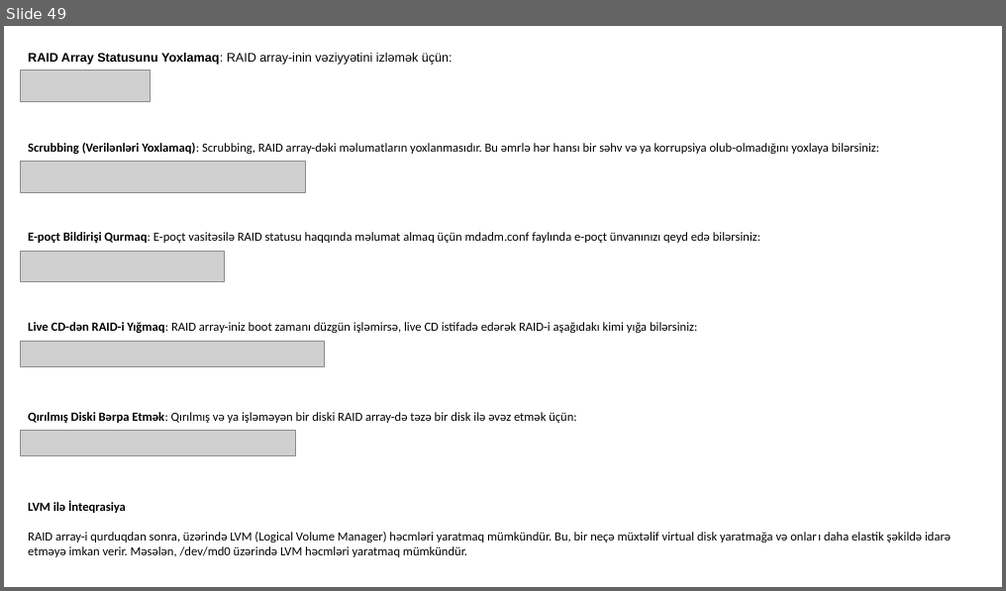
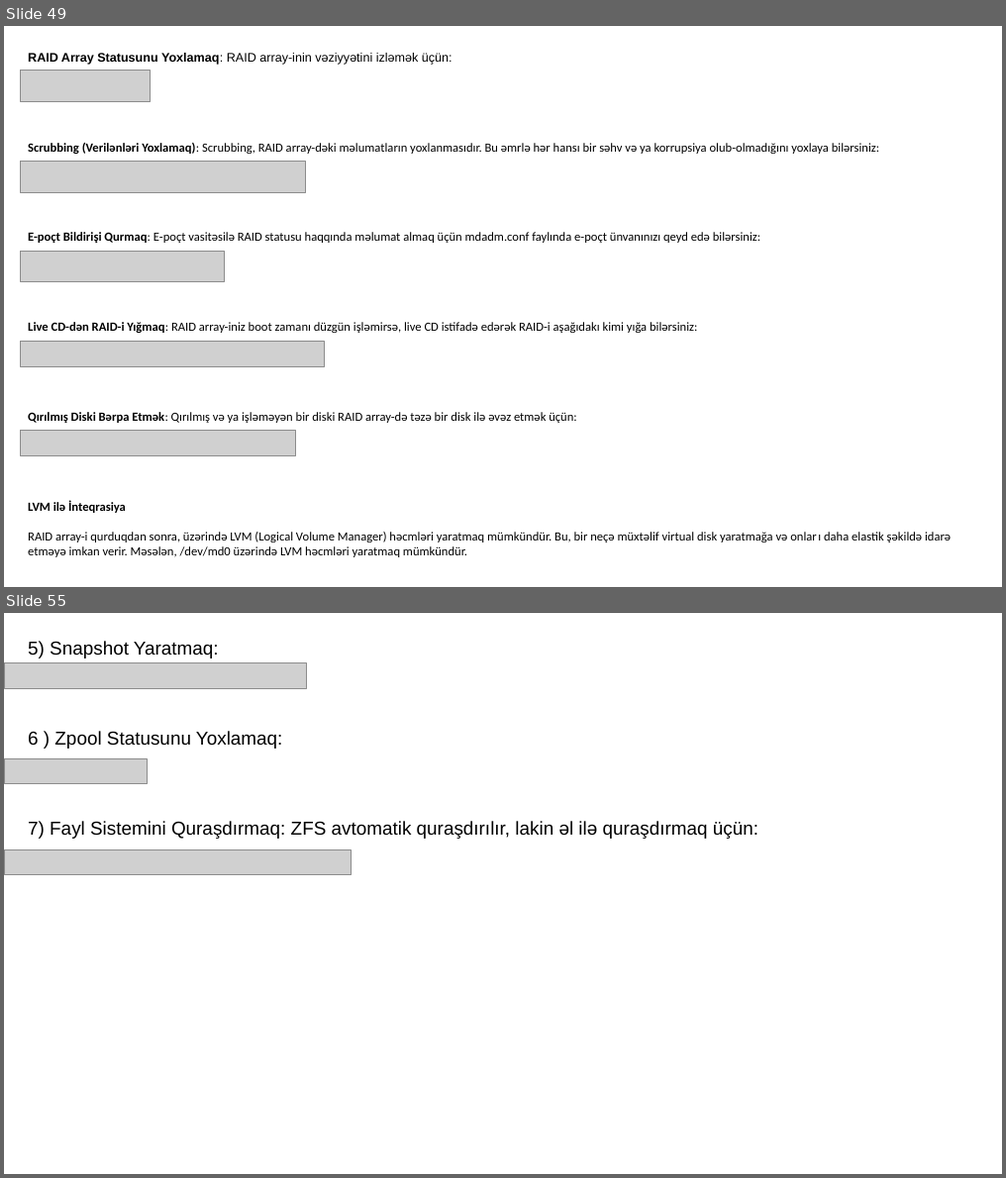
Before and after one commit to codeurient/DevOps, a slide deck: .lessons/1 operating systems/1 linux/1.pptx. Shown one above the other, each under a label of ours: slide 49 before the commit, slides 49 and 55 after it; the slides between them are not shown. The pictures are 1006x591 and 1006x1178 pixels, drawn with LibreOffice and Linux fonts; fonts in the diff are those of the drawing; grey boxes stand for pictures. Boxes give left, top, right and bottom in pixels: in the first picture for what was removed or moved away, otherwise in the second. Text is boxed around its words. In the diff, an @@ line names an element or a change of style, - is before the commit and + after.

```diff
--- a/.lessons/1 operating systems/1 linux/1.pptx
+++ b/.lessons/1 operating systems/1 linux/1.pptx
@@ slide 55 added at bbox=[4, 613, 1002, 1174], background #FFFFFF @@
@@ text added at bbox=[28, 641, 758, 839], 18 pt, text #000000 @@
+5) Snapshot Yaratmaq:
+6 ) Zpool Statusunu Yoxlamaq:
+7) Fayl Sistemini Quraşdırmaq: ZFS avtomatik quraşdırılır, lakin əl ilə quraşdırmaq üçün:
@@ picture added at bbox=[4, 663, 307, 688] @@
@@ picture added at bbox=[4, 759, 147, 783] @@
@@ picture added at bbox=[4, 851, 351, 875] @@
```
Also in this commit, not shown: 7 other slides added, 8 slides removed.
